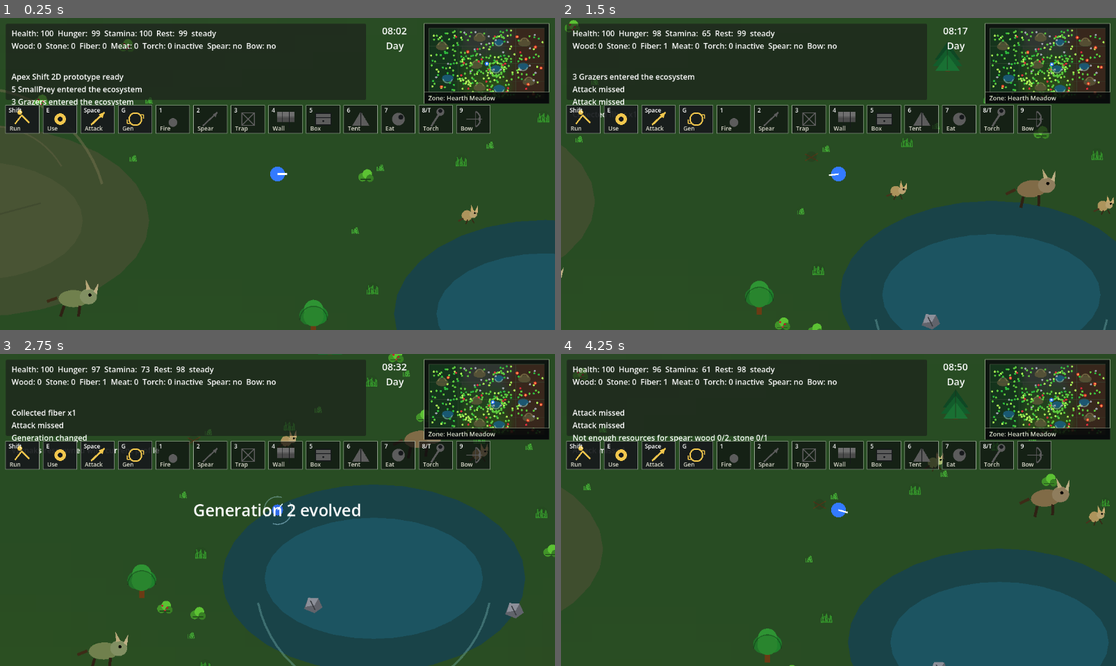
Above: before the commit, frames 1-4 (two rows, left to right).
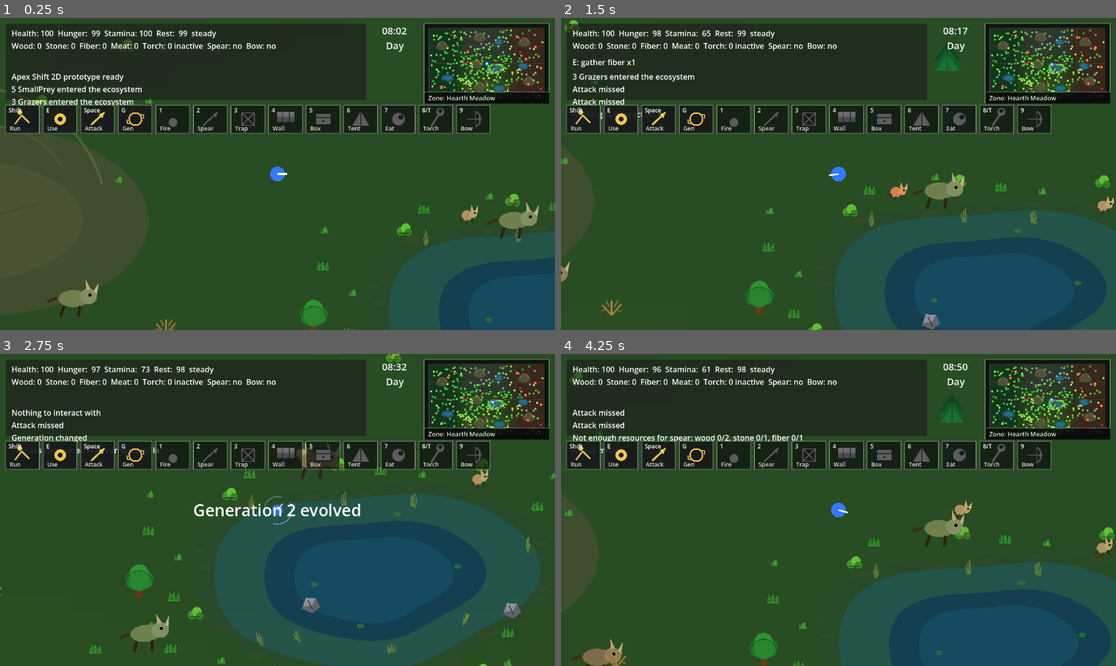
Above: after the commit, the same moments.

Repository: krisstoof/apex-shift-2d
Game: Godot game, scene res://scenes/main.tscn
Two runs of this game, one before a commit and one after it. Both use one fixed random seed, a clock stepped at 60 frames per second and the inputs below.
Inputs (mouse positions are in pixels of both pictures, inside the frame that each line leads up to):
- Up to frame 1 (0.25 s): no input
- Up to frame 2 (1.5 s): tap Enter at 0.5 s; move the mouse to (960, 158) at 0.52 s; hold D (move_right) 0.53-1.28 s; hold Shift 0.53-1.28 s; click (960, 158) at 0.67 s; tap Space at 0.77 s; move the mouse to (727, 189) at 1.27 s; hold S (move_down) from 1.28 s (still down); tap E at 1.35 s
- Up to frame 3 (2.75 s): tap Space at 1.52 s; move the mouse to (333, 441) at 2.02 s; release S (move_down) at 2.03 s; hold D (move_right) from 2.03 s (still down); tap G at 2.1 s
- Up to frame 4 (4.25 s): move the mouse to (810, 572) at 2.77 s; release D (move_right) at 2.78 s; hold W (move_up) 2.78-3.53 s; tap 1 at 2.85 s; click (810, 572) at 2.92 s; tap Space at 3.02, 3.77 s; move the mouse to (1005, 556) at 3.52 s; hold A (move_left) from 3.53 s (still down); tap 2 at 3.6 s

The runs differ from the first frame. In frame 1, 2.2% of the frame differs, in the area x 20-100%, y 3-100%; in frame 2, 3.7%; in frame 3, 6.7%, in the area x 0-100%, y 0-100%; in frame 4, 4.9%.

Commit message:
feature/#88 Add shallow water zones for creature movement

Diff:
--- a/scripts/creatures/varnak.gd
+++ b/scripts/creatures/varnak.gd
@@ -398,8 +398,36 @@
 	if direction.length_squared() <= 1.0:
 		velocity = Vector2.ZERO
 		return
-	velocity = direction.normalized() * move_speed * _get_terrain_speed_multiplier()
-	_face_target(target)
+	var move_direction := _get_navigation_direction(direction.normalized(), target)
+	velocity = move_direction * move_speed * _get_terrain_speed_multiplier()
+	_face_target(global_position + move_direction)
+
+
+func _get_navigation_direction(desired_direction: Vector2, target: Vector2) -> Vector2:
+	if _is_navigation_position_valid(global_position + desired_direction * 58.0):
+		return desired_direction
+	var candidates := [
+		desired_direction.rotated(0.64),
+		desired_direction.rotated(-0.64),
+		desired_direction.rotated(1.18),
+		desired_direction.rotated(-1.18),
+		desired_direction.rotated(PI)
+	]
+	for candidate_direction in candidates:
+		if _is_navigation_position_valid(global_position + candidate_direction * 58.0):
+			return candidate_direction
+	var fallback := (target - global_position).normalized()
+	return fallback if fallback.length_squared() > 0.0 else Vector2.RIGHT
+
+
+func _is_navigation_position_valid(position: Vector2) -> bool:
+	var clamped_position := _clamp_to_world(position)
+	if clamped_position.distance_squared_to(position) > 0.01:
+		return false
+	var world := get_tree().current_scene.get_node_or_null("World")
+	if world and world.has_method("is_creature_navigation_blocked") and world.is_creature_navigation_blocked(position) == true:
+		return false
+	return true
 
 
 func _face_target(target: Vector2) -> void:
@@ -471,10 +499,15 @@
 
 func _pick_wander_target() -> void:
 	var rect := _get_world_rect()
-	wander_target = Vector2(
-		randf_range(rect.position.x, rect.end.x),
-		randf_range(rect.position.y, rect.end.y)
-	)
+	for _attempt in 24:
+		var candidate := Vector2(
+			randf_range(rect.position.x, rect.end.x),
+			randf_range(rect.position.y, rect.end.y)
+		)
+		if _is_navigation_position_valid(candidate):
+			wander_target = candidate
+			return
+	wander_target = _clamp_to_world(global_position)
 
 
 func debug_return_to_world() -> void:
--- a/scripts/systems/game_balance.gd
+++ b/scripts/systems/game_balance.gd
@@ -169,6 +169,15 @@
 	"landmark_min_distance": 420.0,
 	"pond_vegetation_bonus": 2.0,
 	"pond_vegetation_base_count": 14,
+	"pond_deep_water_radius_factor": 0.68,
+	"pond_shallow_water_radius_factor": 1.0,
+	"pond_shore_radius_factor": 1.12,
+	"pond_deep_speed_multiplier": 0.42,
+	"pond_shallow_speed_multiplier": 0.68,
+	"pond_shape_irregularity": 0.16,
+	"pond_shape_sample_count": 48,
+	"pond_shore_detail_count": 18,
+	"pond_aquatic_vegetation_count": 12,
 	"pond_vegetation_min_distance": 28.0,
 	"pond_vegetation_player_safe_distance": 36.0,
 	"pond_vegetation_inner_ring_factor": 1.18,
--- a/scripts/ui/map_screen.gd
+++ b/scripts/ui/map_screen.gd
@@ -1,11 +1,13 @@
 extends Control
 
 const WORLD_CONFIG := preload("res://scripts/world/world_config.gd")
+const GAME_BALANCE := preload("res://scripts/systems/game_balance.gd")
 const PADDING := 24.0
 const PANEL_GAP := 20.0
 const BIOME_BLEND_TEXTURE_SIZE := Vector2i(160, 98)
 const BIOME_BLEND_RADIUS := 420.0
 const BIOME_NEIGHBOR_BLEND_WEIGHT := 0.90
+const POND_MARKER_Y_SCALE := 0.62
 
 var player: Node2D
 var evolution_director: Node
@@ -155,7 +157,7 @@
 		var radius := _world_radius_to_map(float(landmark.get("radius", 80.0)), map_rect)
 		match str(landmark.get("type", "")):
 			"pond":
-				_draw_pond_marker(center, radius)
+				_draw_pond_marker(center, radius, landmark)
 				_draw_landmark_label(center, _get_landmark_label(landmark), Color(0.72, 0.92, 0.88))
 			"hill":
 				_draw_hill_marker(center, radius)
@@ -170,11 +172,48 @@
 		landmarks = world.get_landmarks()
 
 
-func _draw_pond_marker(center: Vector2, radius: float) -> void:
+func _draw_pond_marker(center: Vector2, radius: float, landmark: Dictionary) -> void:
 	var marker_radius: float = clamp(radius, 8.0, 34.0)
-	_draw_filled_ellipse(Rect2(center - Vector2(marker_radius, marker_radius * 0.62), Vector2(marker_radius * 2.0, marker_radius * 1.24)), Color(0.08, 0.31, 0.43, 0.92))
-	_draw_filled_ellipse(Rect2(center - Vector2(marker_radius * 0.64, marker_radius * 0.34), Vector2(marker_radius * 1.28, marker_radius * 0.68)), Color(0.15, 0.48, 0.56, 0.62))
-	draw_arc(center, marker_radius * 0.82, deg_to_rad(18.0), deg_to_rad(164.0), 18, Color(0.62, 0.88, 0.82, 0.55), 2.0, true)
+	_draw_filled_pond_marker(center, marker_radius, landmark, 1.0, Color(0.08, 0.31, 0.43, 0.92))
+	_draw_filled_pond_marker(center, marker_radius, landmark, 0.68, Color(0.15, 0.48, 0.56, 0.62))
+
+
+func _draw_filled_pond_marker(center: Vector2, radius: float, landmark: Dictionary, radius_factor: float, marker_color: Color) -> void:
+	var points := PackedVector2Array()
+	var sample_count := _get_pond_shape_sample_count()
+	for i in range(sample_count):
+		var angle := TAU * float(i) / float(sample_count)
+		var shape_scale := _get_pond_shape_scale(landmark, angle)
+		points.append(center + Vector2(
+			cos(angle) * radius * radius_factor * shape_scale,
+			sin(angle) * radius * POND_MARKER_Y_SCALE * radius_factor * shape_scale
+		))
+	draw_colored_polygon(points, marker_color)
+
+
+func _get_pond_shape_scale(landmark: Dictionary, angle: float) -> float:
+	var irregularity: float = float(clamp(float(GAME_BALANCE.LANDMARKS.get("pond_shape_irregularity", 0.16)), 0.0, 0.45))
+	if irregularity <= 0.0:
+		return 1.0
+	var seed: float = _get_pond_shape_seed(landmark)
+	var wave: float = (
+		sin(angle * 2.0 + seed) * 0.55
+		+ sin(angle * 3.0 - seed * 1.7) * 0.32
+		+ sin(angle * 5.0 + seed * 0.6) * 0.18
+	) / 1.05
+	return clamp(1.0 + wave * irregularity, 1.0 - irregularity * 1.25, 1.0 + irregularity * 1.25)
+
+
+func _get_pond_shape_seed(landmark: Dictionary) -> float:
+	var pond_id := str(landmark.get("id", "pond"))
+	var seed := 0
+	for i in pond_id.length():
+		seed = (seed + pond_id.unicode_at(i) * (i + 3)) % 997
+	return float(seed) / 997.0 * TAU
+
+
+func _get_pond_shape_sample_count() -> int:
+	return max(16, int(GAME_BALANCE.LANDMARKS.get("pond_shape_sample_count", 48)))
 
 
 func _draw_hill_marker(center: Vector2, radius: float) -> void:
--- a/scripts/ui/minimap.gd
+++ b/scripts/ui/minimap.gd
@@ -1,10 +1,12 @@
 extends Control
 
 const WORLD_CONFIG := preload("res://scripts/world/world_config.gd")
+const GAME_BALANCE := preload("res://scripts/systems/game_balance.gd")
 const PADDING := 10.0
 const BIOME_BLEND_TEXTURE_SIZE := Vector2i(96, 58)
 const BIOME_BLEND_RADIUS := 420.0
 const BIOME_NEIGHBOR_BLEND_WEIGHT := 0.90
+const POND_MARKER_Y_SCALE := 0.62
 
 var player: Node2D
 var world_rect := WORLD_CONFIG.WORLD_RECT
@@ -156,7 +158,7 @@
 		var radius := _world_radius_to_map(float(landmark.get("radius", 80.0)), content_rect)
 		match str(landmark.get("type", "")):
 			"pond":
-				_draw_pond_marker(center, radius)
+				_draw_pond_marker(center, radius, landmark)
 			"hill":
 				_draw_hill_marker(center, radius)
 
@@ -169,10 +171,48 @@
 		landmarks = world.get_landmarks()
 
 
-func _draw_pond_marker(center: Vector2, radius: float) -> void:
+func _draw_pond_marker(center: Vector2, radius: float, landmark: Dictionary) -> void:
 	var marker_radius: float = clamp(radius, 4.0, 12.0)
-	_draw_filled_ellipse(Rect2(center - Vector2(marker_radius, marker_radius * 0.62), Vector2(marker_radius * 2.0, marker_radius * 1.24)), Color(0.10, 0.36, 0.48, 0.90))
-	draw_arc(center, marker_radius * 0.82, deg_to_rad(18.0), deg_to_rad(164.0), 12, Color(0.62, 0.88, 0.82, 0.55), 1.2, true)
+	_draw_filled_pond_marker(center, marker_radius, landmark, 1.0, Color(0.10, 0.36, 0.48, 0.90))
+	_draw_filled_pond_marker(center, marker_radius, landmark, 0.68, Color(0.16, 0.50, 0.58, 0.58))
+
+
+func _draw_filled_pond_marker(center: Vector2, radius: float, landmark: Dictionary, radius_factor: float, marker_color: Color) -> void:
+	var points := PackedVector2Array()
+	var sample_count := _get_pond_shape_sample_count()
+	for i in range(sample_count):
+		var angle := TAU * float(i) / float(sample_count)
+		var shape_scale := _get_pond_shape_scale(landmark, angle)
+		points.append(center + Vector2(
+			cos(angle) * radius * radius_factor * shape_scale,
+			sin(angle) * radius * POND_MARKER_Y_SCALE * radius_factor * shape_scale
+		))
+	draw_colored_polygon(points, marker_color)
+
+
+func _get_pond_shape_scale(landmark: Dictionary, angle: float) -> float:
+	var irregularity: float = float(clamp(float(GAME_BALANCE.LANDMARKS.get("pond_shape_irregularity", 0.16)), 0.0, 0.45))
+	if irregularity <= 0.0:
+		return 1.0
+	var seed: float = _get_pond_shape_seed(landmark)
+	var wave: float = (
+		sin(angle * 2.0 + seed) * 0.55
+		+ sin(angle * 3.0 - seed * 1.7) * 0.32
+		+ sin(angle * 5.0 + seed * 0.6) * 0.18
+	) / 1.05
+	return clamp(1.0 + wave * irregularity, 1.0 - irregularity * 1.25, 1.0 + irregularity * 1.25)
+
+
+func _get_pond_shape_seed(landmark: Dictionary) -> float:
+	var pond_id := str(landmark.get("id", "pond"))
+	var seed := 0
+	for i in pond_id.length():
+		seed = (seed + pond_id.unicode_at(i) * (i + 3)) % 997
+	return float(seed) / 997.0 * TAU
+
+
+func _get_pond_shape_sample_count() -> int:
+	return max(16, int(GAME_BALANCE.LANDMARKS.get("pond_shape_sample_count", 48)))
 
 
 func _draw_hill_marker(center: Vector2, radius: float) -> void:
--- a/scripts/world/world.gd
+++ b/scripts/world/world.gd
@@ -38,13 +38,16 @@
 const CREATURE_BOUND_GROUPS := ["varnak", "small_prey", "grazer"]
 const CREATURE_BOUND_TELEPORT_PADDING := 36.0
 const HILL_RESOURCE_BLOCK_RADIUS_FACTOR := 0.72
-const POND_SPEED_MULTIPLIER := 0.42
 const POND_VISUAL_Y_SCALE := 0.62
 const POND_VEGETATION_MIN_COUNT := 18
 const POND_VEGETATION_RING_MIN_FACTOR := 0.82
 const POND_VEGETATION_RING_MAX_FACTOR := 1.35
 const POND_VEGETATION_RING_JITTER := 0.16
 const POND_VEGETATION_ANGLE_JITTER_FACTOR := 0.38
+const WATER_ZONE_LAND := "land"
+const WATER_ZONE_SHORE := "shore"
+const WATER_ZONE_SHALLOW := "shallow_water"
+const WATER_ZONE_DEEP := "deep_water"
 
 var evolution_director: Node
 var day_night_system: Node
@@ -103,17 +106,34 @@
 
 
 func get_terrain_speed_multiplier(position: Vector2) -> float:
+	match get_water_zone(position):
+		WATER_ZONE_DEEP:
+			return _get_pond_deep_speed_multiplier()
+		WATER_ZONE_SHALLOW:
+			return _get_pond_shallow_speed_multiplier()
+	return 1.0
+
+
+func get_water_zone(position: Vector2) -> String:
+	var best_zone := WATER_ZONE_LAND
 	for pond in pond_landmarks:
-		if _is_position_in_pond_water(position, pond):
-			return POND_SPEED_MULTIPLIER
-	return 1.0
+		var zone := _get_pond_water_zone(position, pond)
+		if zone == WATER_ZONE_DEEP:
+			return WATER_ZONE_DEEP
+		if zone == WATER_ZONE_SHALLOW:
+			best_zone = WATER_ZONE_SHALLOW
+		elif zone == WATER_ZONE_SHORE and best_zone == WATER_ZONE_LAND:
+			best_zone = WATER_ZONE_SHORE
+	return best_zone
 
 
 func is_position_in_water(position: Vector2) -> bool:
-	for pond in pond_landmarks:
-		if _is_position_in_pond_water(position, pond):
-			return true
-	return false
+	var zone := get_water_zone(position)
+	return zone == WATER_ZONE_DEEP or zone == WATER_ZONE_SHALLOW
+
+
+func is_position_in_deep_water(position: Vector2) -> bool:
+	return get_water_zone(position) == WATER_ZONE_DEEP
 
 
 func is_resource_position_blocked_by_water(resource_kind: String, position: Vector2) -> bool:
@@ -127,7 +147,7 @@
 
 
 func is_creature_navigation_blocked(position: Vector2) -> bool:
-	if is_position_in_water(position):
+	if is_position_in_deep_water(position):
 		return true
 	for hill in hill_landmarks:
 		if _is_position_in_hill_obstacle(position, hill):
@@ -136,7 +156,7 @@
 
 
 func is_creature_spawn_blocked_by_water(position: Vector2) -> bool:
-	return is_position_in_water(position)
+	return is_position_in_deep_water(position)
 
 
 func get_creatures_out_of_bounds_count() -> int:
@@ -188,7 +208,8 @@
 	area.set_meta("biome_id", str(landmark.get("biome_id", "")))
 	area.set_meta("gameplay_tags", landmark.get("gameplay_tags", []))
 	if str(landmark.get("type", "")) == "pond":
-		area.set_meta("terrain_speed_multiplier", POND_SPEED_MULTIPLIER)
+		area.set_meta("deep_water_speed_multiplier", _get_pond_deep_speed_multiplier())
+		area.set_meta("shallow_water_speed_multiplier", _get_pond_shallow_speed_multiplier())
 	area.add_to_group("landmarks")
 	area.add_to_group(group_name)
 	if str(landmark.get("type", "")) == "pond":
@@ -255,8 +276,6 @@
 
 
 func _try_spawn_resource_near_pond(resource_kind: String, pond: Dictionary, biome: Dictionary, used_positions: Array[Vector2], player_position: Vector2, slot_index: int, slot_count: int, angle_phase: float) -> bool:
-	var center := Vector2(pond.get("position", Vector2.ZERO))
-	var radius := float(pond.get("radius", 100.0))
 	var slot_angle: float = TAU / float(max(slot_count, 1))
 	var base_angle: float = angle_phase + slot_angle * float(slot_index)
 	var ring_factor := _get_pond_vegetation_ring_factor(slot_index, slot_count)
@@ -264,8 +283,8 @@
 	var max_ring_factor: float = ring_factor + POND_VEGETATION_RING_JITTER
 	for _attempt in WORLD_CONFIG.RESOURCE_SPAWN_ATTEMPTS:
 		var angle: float = base_angle + resource_rng.randf_range(-slot_angle, slot_angle) * POND_VEGETATION_ANGLE_JITTER_FACTOR
-		var distance := resource_rng.randf_range(radius * min_ring_factor, radius * max_ring_factor)
-		var candidate := center + Vector2.RIGHT.rotated(angle) * distance
+		var distance_factor := resource_rng.randf_range(min_ring_factor, max_ring_factor)
+		var candidate := _get_pond_shape_position(pond, angle, distance_factor)
 		if is_resource_position_blocked_by_water(resource_kind, candidate):
 			continue
 		if not _is_point_in_biome(candidate, biome):
@@ -316,13 +335,88 @@
 
 
 func _is_position_in_pond_water(position: Vector2, pond: Dictionary, margin_multiplier: float = 1.0) -> bool:
+	return _get_pond_water_ratio(position, pond) <= margin_multiplier
+
+
+func _get_pond_shape_position(pond: Dictionary, angle: float, radius_factor: float) -> Vector2:
 	var center := Vector2(pond.get("position", Vector2.ZERO))
-	var radius := float(pond.get("radius", 0.0)) * margin_multiplier
+	var radius := float(pond.get("radius", 0.0))
+	var shape_scale := _get_pond_shape_scale(pond, angle)
+	return center + Vector2(
+		cos(angle) * radius * radius_factor * shape_scale,
+		sin(angle) * radius * POND_VISUAL_Y_SCALE * radius_factor * shape_scale
+	)
+
+
+func _get_pond_water_ratio(position: Vector2, pond: Dictionary) -> float:
+	var center := Vector2(pond.get("position", Vector2.ZERO))
+	var radius := float(pond.get("radius", 0.0))
 	if radius <= 0.0:
-		return false
+		return INF
 	var offset := position - center
 	var normalized := Vector2(offset.x / radius, offset.y / (radius * POND_VISUAL_Y_SCALE))
-	return normalized.length_squared() <= 1.0
+	var shape_scale := _get_pond_shape_scale(pond, normalized.angle())
+	return normalized.length() / max(shape_scale, 0.1)
+
+
+func _get_pond_shape_scale(pond: Dictionary, angle: float) -> float:
+	var irregularity: float = _get_pond_shape_irregularity()
+	if irregularity <= 0.0:
+		return 1.0
+	var seed: float = _get_pond_shape_seed(pond)
+	var wave: float = (
+		sin(angle * 2.0 + seed) * 0.55
+		+ sin(angle * 3.0 - seed * 1.7) * 0.32
+		+ sin(angle * 5.0 + seed * 0.6) * 0.18
+	) / 1.05
+	return clamp(1.0 + wave * irregularity, 1.0 - irregularity * 1.25, 1.0 + irregularity * 1.25)
+
+
+func _get_pond_shape_seed(pond: Dictionary) -> float:
+	var pond_id := str(pond.get("id", "pond"))
+	var seed := 0
+	for i in pond_id.length():
+		seed = (seed + pond_id.unicode_at(i) * (i + 3)) % 997
+	return float(seed) / 997.0 * TAU
+
+
+func _get_pond_shape_irregularity() -> float:
+	return float(clamp(float(GAME_BALANCE.LANDMARKS.get("pond_shape_irregularity", 0.16)), 0.0, 0.45))
+
+
+func _get_pond_shape_sample_count() -> int:
+	return max(16, int(GAME_BALANCE.LANDMARKS.get("pond_shape_sample_count", 48)))
+
+
+func _get_pond_water_zone(position: Vector2, pond: Dictionary) -> String:
+	var ratio := _get_pond_water_ratio(position, pond)
+	if ratio <= _get_pond_deep_water_radius_factor():
+		return WATER_ZONE_DEEP
+	if ratio <= _get_pond_shallow_water_radius_factor():
+		return WATER_ZONE_SHALLOW
+	if ratio <= _get_pond_shore_radius_factor():
+		return WATER_ZONE_SHORE
+	return WATER_ZONE_LAND
+
+
+func _get_pond_deep_water_radius_factor() -> float:
+	return float(GAME_BALANCE.LANDMARKS.get("pond_deep_water_radius_factor", 0.68))
+
+
+func _get_pond_shallow_water_radius_factor() -> float:
+	return float(GAME_BALANCE.LANDMARKS.get("pond_shallow_water_radius_factor", 1.0))
+
+
+func _get_pond_shore_radius_factor() -> float:
+	return float(GAME_BALANCE.LANDMARKS.get("pond_shore_radius_factor", 1.12))
+
+
+func _get_pond_deep_speed_multiplier() -> float:
+	return float(GAME_BALANCE.LANDMARKS.get("pond_deep_speed_multiplier", 0.42))
+
+
+func _get_pond_shallow_speed_multiplier() -> float:
+	return float(GAME_BALANCE.LANDMARKS.get("pond_shallow_speed_multiplier", 0.68))
 
 
 func _get_resource_water_margin_multiplier(resource_kind: String) -> float:
@@ -582,13 +676,13 @@
 		return position
 	var direction := position - center
 	var base_angle := direction.angle() if direction.length_squared() > 0.001 else 0.0
-	var base_distance: float = radius * max(_get_resource_water_margin_multiplier(resource_kind) + 0.08, 1.16)
+	var base_radius_factor: float = max(_get_resource_water_margin_multiplier(resource_kind) + 0.08, 1.16)
 	var used_positions := _get_existing_resource_positions()
 	var player_position := _get_player_position()
 	for attempt in 48:
 		var angle := base_angle + float(attempt) * 0.83
-		var distance: float = base_distance + floor(float(attempt) / 8.0) * WORLD_CONFIG.RESOURCE_MIN_DISTANCE
-		var candidate := _clamp_position_to_world(center + Vector2.RIGHT.rotated(angle) * distance)
+		var radius_factor: float = base_radius_factor + floor(float(attempt) / 8.0) * WORLD_CONFIG.RESOURCE_MIN_DISTANCE / radius
+		var candidate := _clamp_position_to_world(_get_pond_shape_position(pond, angle, radius_factor))
 		if is_resource_position_blocked_by_water(resource_kind, candidate):
 			continue
 		if _is_resource_blocked_by_hill(resource_kind, candidate):
@@ -599,8 +693,8 @@
 			return candidate
 	for attempt in 48:
 		var angle := base_angle - float(attempt) * 0.83
-		var distance: float = base_distance + floor(float(attempt) / 8.0) * WORLD_CONFIG.RESOURCE_MIN_DISTANCE
-		var candidate := _clamp_position_to_world(center + Vector2.RIGHT.rotated(angle) * distance)
+		var radius_factor: float = base_radius_factor + floor(float(attempt) / 8.0) * WORLD_CONFIG.RESOURCE_MIN_DISTANCE / radius
+		var candidate := _clamp_position_to_world(_get_pond_shape_position(pond, angle, radius_factor))
 		if not is_resource_position_blocked_by_water(resource_kind, candidate) and not _is_resource_blocked_by_hill(resource_kind, candidate) and not _get_biome_for_position(candidate).is_empty():
 			return candidate
 	return position
@@ -1368,11 +1462,77 @@
 
 
 func _draw_pond_landmark(landmark: Dictionary) -> void:
-	var center := Vector2(landmark.get("position", Vector2.ZERO))
-	var radius := float(landmark.get("radius", 100.0))
-	_draw_filled_ellipse(Rect2(center - Vector2(radius, radius * POND_VISUAL_Y_SCALE), Vector2(radius * 2.0, radius * POND_VISUAL_Y_SCALE * 2.0)), Color(0.08, 0.25, 0.33, 0.76))
-	_draw_filled_ellipse(Rect2(center - Vector2(radius * 0.72, radius * 0.40), Vector2(radius * 1.44, radius * 0.80)), Color(0.12, 0.39, 0.47, 0.52))
-	draw_arc(center, radius * 0.78, deg_to_rad(12.0), deg_to_rad(168.0), 28, Color(0.52, 0.78, 0.75, 0.34), 4.0)
+	var deep_factor := _get_pond_deep_water_radius_factor()
+	_draw_filled_pond_shape(landmark, _get_pond_shore_radius_factor(), Color(0.16, 0.28, 0.21, 0.34))
+	_draw_filled_pond_shape(landmark, _get_pond_shallow_water_radius_factor(), Color(0.12, 0.37, 0.43, 0.48))
+	_draw_filled_pond_shape(landmark, deep_factor, Color(0.06, 0.22, 0.32, 0.76))
+	_draw_filled_pond_shape(landmark, deep_factor * 0.72, Color(0.10, 0.35, 0.45, 0.44))
+	_draw_pond_shoreline_details(landmark)
+	_draw_pond_aquatic_vegetation(landmark)
+
+
+func _draw_filled_pond_shape(pond: Dictionary, radius_factor: float, pond_color: Color) -> void:
+	var points := PackedVector2Array()
+	var sample_count := _get_pond_shape_sample_count()
+	for i in range(sample_count):
+		var angle := TAU * float(i) / float(sample_count)
+		points.append(_get_pond_shape_position(pond, angle, radius_factor))
+	draw_colored_polygon(points, pond_color)
+
+
+func _draw_pond_shoreline_details(pond: Dictionary) -> void:
+	var detail_count := _get_pond_shore_detail_count()
+	for i in range(detail_count):
+		var angle := TAU * (float(i) / float(detail_count)) + (_get_pond_detail_noise(pond, i, 1) - 0.5) * 0.34
+		var radius_factor := 1.01 + _get_pond_detail_noise(pond, i, 2) * 0.12
+		var position := _get_pond_shape_position(pond, angle, radius_factor)
+		var size := 8.0 + _get_pond_detail_noise(pond, i, 3) * 10.0
+		var color := Color(0.22, 0.32, 0.20, 0.34).lerp(Color(0.31, 0.26, 0.15, 0.38), _get_pond_detail_noise(pond, i, 4))
+		_draw_filled_ellipse(Rect2(position - Vector2(size, size * 0.34), Vector2(size * 2.0, size * 0.68)), color)
+
+
+func _draw_pond_aquatic_vegetation(pond: Dictionary) -> void:
+	var vegetation_count := _get_pond_aquatic_vegetation_count()
+	for i in range(vegetation_count):
+		var near_shore := i % 3 != 0
+		var angle := TAU * (float(i) / float(vegetation_count)) + (_get_pond_detail_noise(pond, i, 5) - 0.5) * 0.72
+		if near_shore:
+			var reed_position := _get_pond_shape_position(pond, angle, 0.82 + _get_pond_detail_noise(pond, i, 6) * 0.24)
+			_draw_reed_cluster(reed_position, angle, 3 + int(_get_pond_detail_noise(pond, i, 7) * 3.0))
+		else:
+			var lily_position := _get_pond_shape_position(pond, angle, 0.36 + _get_pond_detail_noise(pond, i, 8) * 0.42)
+			_draw_lily_pad(lily_position, angle)
+
+
+func _draw_reed_cluster(position: Vector2, angle: float, blade_count: int) -> void:
+	for blade_index in range(blade_count):
+		var offset := Vector2.RIGHT.rotated(angle + PI * 0.5) * (float(blade_index) - float(blade_count - 1) * 0.5) * 3.0
+		var base := position + offset
+		var height := 14.0 + float(blade_index % 3) * 4.0
+		var lean := Vector2.RIGHT.rotated(angle - 0.45 + float(blade_index) * 0.20) * 4.0
+		draw_line(base, base + Vector2(0.0, -height) + lean, Color(0.47, 0.55, 0.25, 0.82), 2.0)
+		draw_line(base + Vector2(1.5, 0.0), base + Vector2(1.5, -height * 0.74) - lean * 0.4, Color(0.25, 0.43, 0.20, 0.78), 1.4)
+
+
+func _draw_lily_pad(position: Vector2, angle: float) -> void:
+	var radius := 7.0
+	_draw_filled_ellipse(Rect2(position - Vector2(radius, radius * 0.62), Vector2(radius * 2.0, radius * 1.24)), Color(0.18, 0.45, 0.22, 0.82))
+	var notch_start := position + Vector2.RIGHT.rotated(angle) * 1.5
+	draw_line(notch_start, notch_start + Vector2.RIGHT.rotated(angle) * radius, Color(0.08, 0.23, 0.15, 0.55), 1.2)
+
+
+func _get_pond_detail_noise(pond: Dictionary, index: int, salt: int) -> float:
+	var seed: float = _get_pond_shape_seed(pond)
+	var value: float = sin(seed * float(salt + 1) + float(index) * 12.9898 + float(salt) * 78.233) * 43758.5453
+	return value - floor(value)
+
+
+func _get_pond_shore_detail_count() -> int:
+	return max(0, int(GAME_BALANCE.LANDMARKS.get("pond_shore_detail_count", 18)))
+
+
+func _get_pond_aquatic_vegetation_count() -> int:
+	return max(0, int(GAME_BALANCE.LANDMARKS.get("pond_aquatic_vegetation_count", 12)))
 
 
 func _draw_filled_ellipse(rect: Rect2, ellipse_color: Color) -> void:
